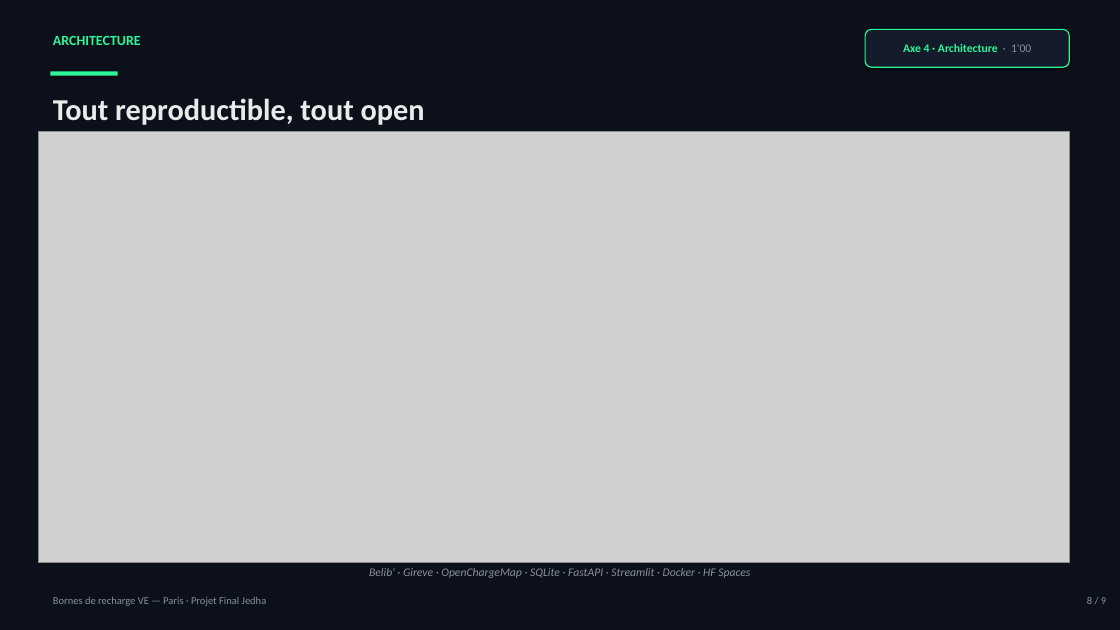
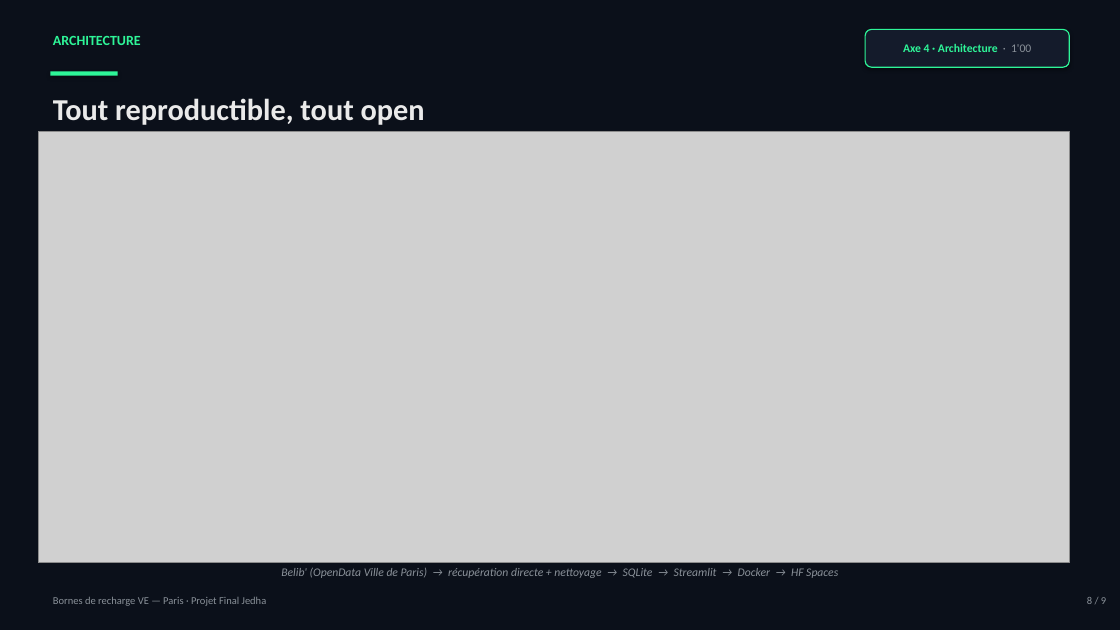
Before and after one commit to aymericlahonde-dotcom/cdsd-b6-paris-bornes, a slide deck: slide 3 of presentation/Presentation_Paris_Bornes.pptx. Drawn at 1120x630 pixels with LibreOffice and Linux fonts; fonts in the diff are those of the drawing; grey boxes stand for pictures. Boxes give left, top, right and bottom in pixels: in the first picture for what was removed or moved away, otherwise in the second. Text is boxed around its words. In the diff, an @@ line names an element or a change of style, - is before the commit and + after.

Commit message:
Présentation : démo live + captures app + archi corrigée (données directes)

```diff
--- a/presentation/Presentation_Paris_Bornes.pptx
+++ b/presentation/Presentation_Paris_Bornes.pptx
@@ text at [281,568,838,578]: text changed @@
-Belib' · Gireve · OpenChargeMap · SQLite · FastAPI · Streamlit · Docker · HF Spaces
+Belib' (OpenData Ville de Paris) → récupération directe + nettoyage → SQLite → Streamlit → Docker → HF Spaces
```
Also in this commit, not shown: 6 slides added, 4 other files.
